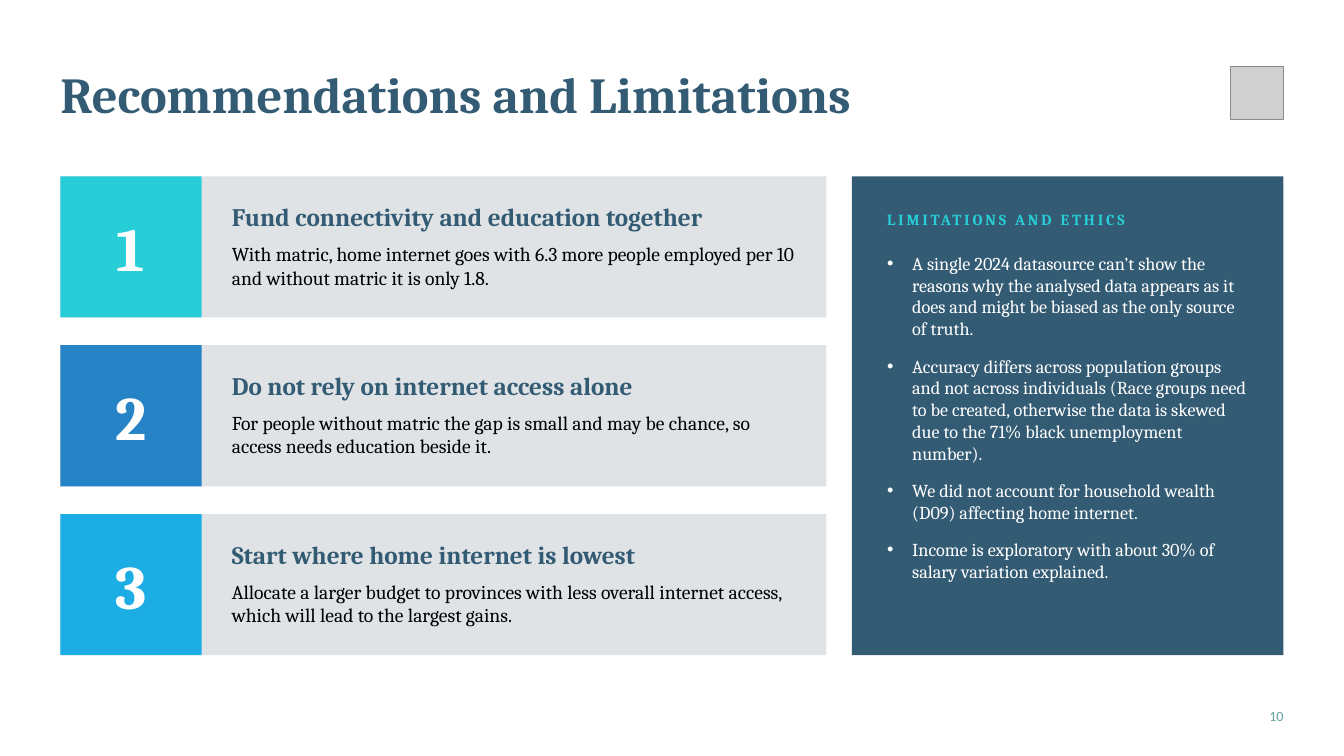
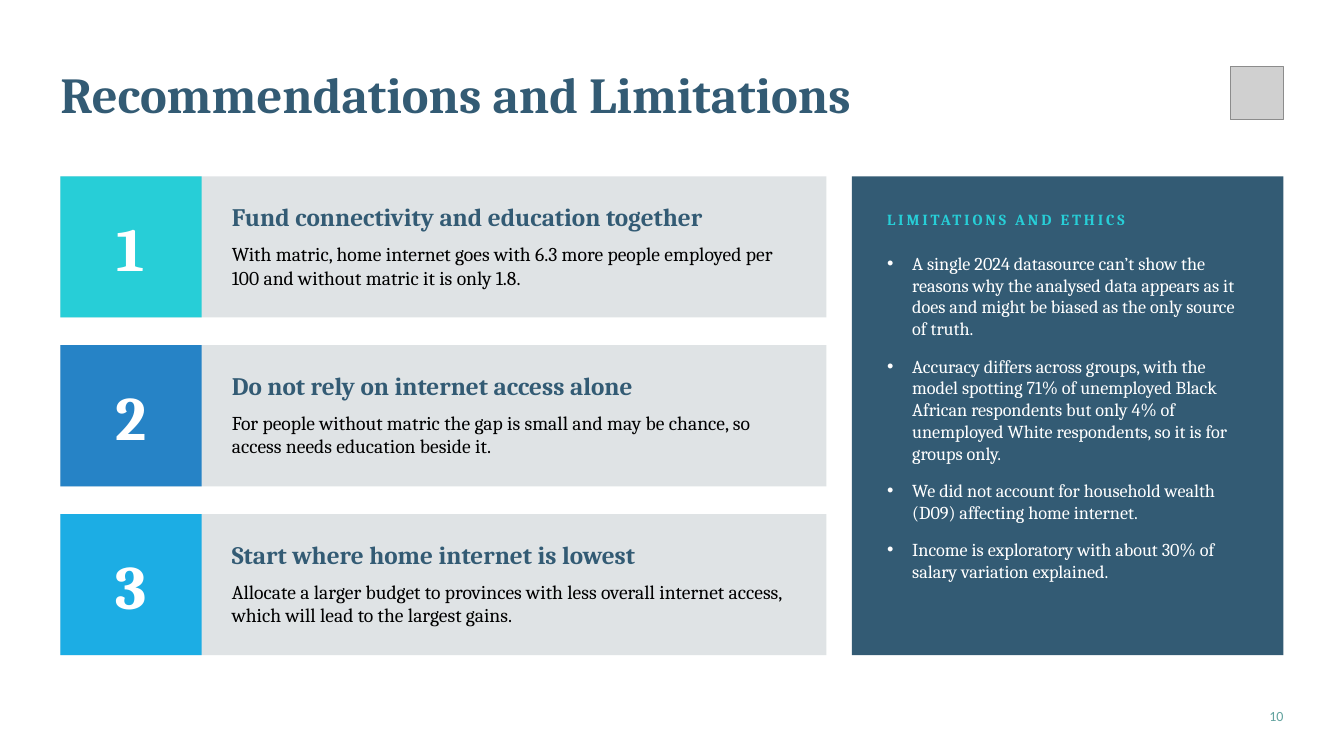
Before and after one commit to Henri-Claassen/BIN381, a slide deck: slide 10 of Documentation/Milestone Documentation/Milestone 4/BIN381 Project Final Presentation Submit.pptx. Drawn at 1344x756 pixels with LibreOffice and Linux fonts; fonts in the diff are those of the drawing; grey boxes stand for pictures. Boxes give left, top, right and bottom in pixels: in the first picture for what was removed or moved away, otherwise in the second. Text is boxed around its words. In the diff, an @@ line names an element or a change of style, - is before the commit and + after.

```diff
--- a/Documentation/Milestone Documentation/Milestone 4/BIN381 Project Final Presentation Submit.pptx
+++ b/Documentation/Milestone Documentation/Milestone 4/BIN381 Project Final Presentation Submit.pptx
@@ text at (232, 247, 773, 289): text changed @@
-With matric, home internet goes with 6.3 more people employed per 10 and without matric it is only 1.8.
+With matric, home internet goes with 6.3 more people employed per 100 and without matric it is only 1.8.
@@ text at (912, 360, 1227, 464): text changed @@
-• Accuracy differs across population groups and not across individuals (Race groups need to be created, otherwise the data is skewed due to the 71% black unemployment number).
+• Accuracy differs across groups, with the model spotting 71% of unemployed Black African respondents but only 4% of unemployed White respondents, so it is for groups only.
```
Also in this commit, not shown: 4 other slides changed, 3 other files.
